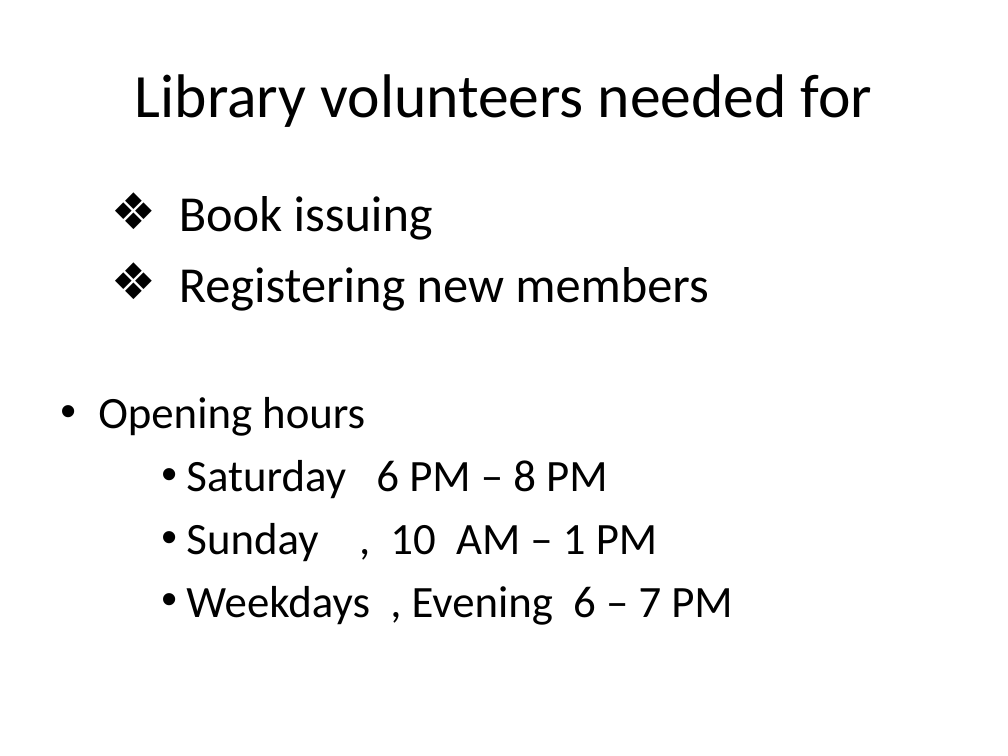
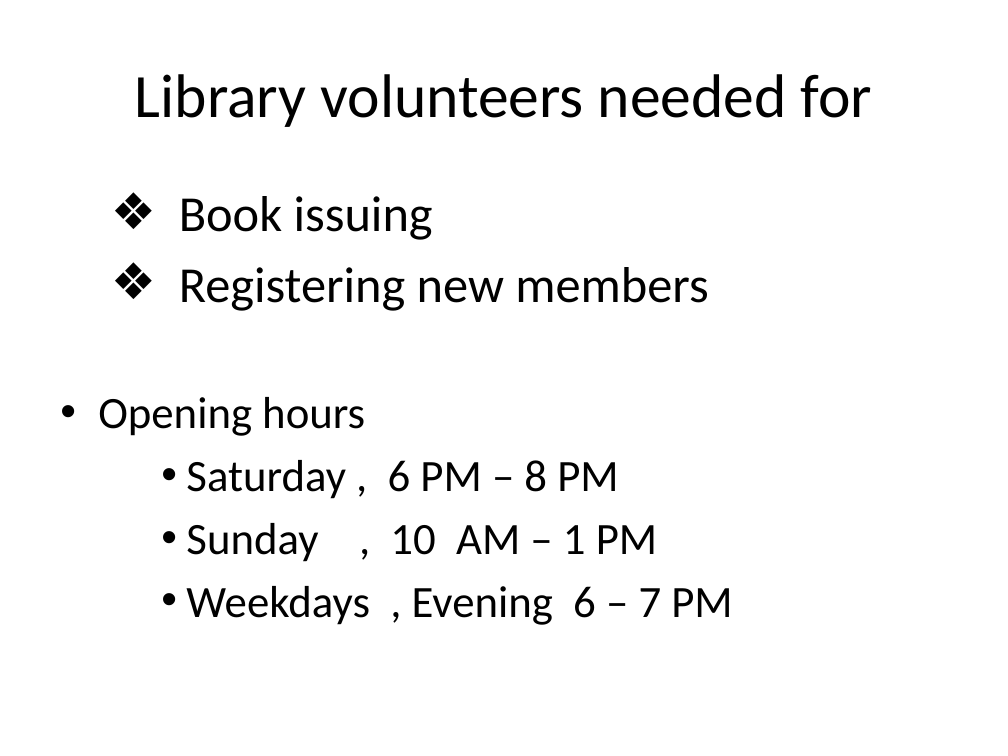
Before and after one commit to jagatsingh/sikhism, a slide deck: slide 3 of software/util/Standard_Templates.pptx. Drawn at 1008x756 pixels with LibreOffice and Linux fonts; fonts in the diff are those of the drawing. Boxes give left, top, right and bottom in pixels: in the first picture for what was removed or moved away, otherwise in the second. Text is boxed around its words. In the diff, an @@ line names an element or a change of style, - is before the commit and + after.

```diff
--- a/software/util/Standard_Templates.pptx
+++ b/software/util/Standard_Templates.pptx
@@ text at bbox=[186, 460, 618, 499]: text changed @@
-    • Saturday 6 PM – 8 PM
+    • Saturday , 6 PM – 8 PM
```
Also in this commit, not shown: 1 slide added.
